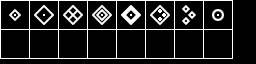
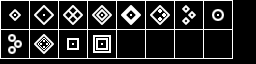
Two versions of the same layered image (256 × 64). Layer-by-layer changes:
added layer "Bomber Squadron" above "Fighter Squadron" over (8, 34, 22, 54)
added layer "Capital Fleet Support" above "Fleet Support" over (93, 35, 111, 53)
added layer "Fleet Support" above "Fleet Carrier" over (67, 38, 79, 50)
added layer "Fleet Carrier" above "Grid" over (34, 34, 54, 54)
